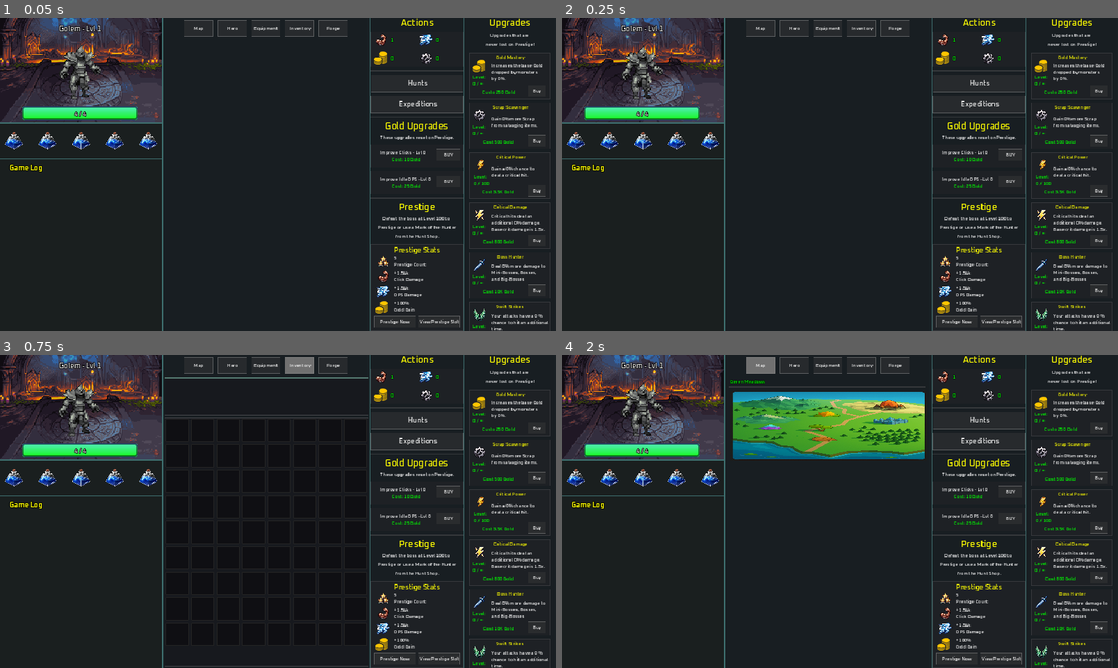
Above: before the commit, frames 1-4 (two rows, left to right).
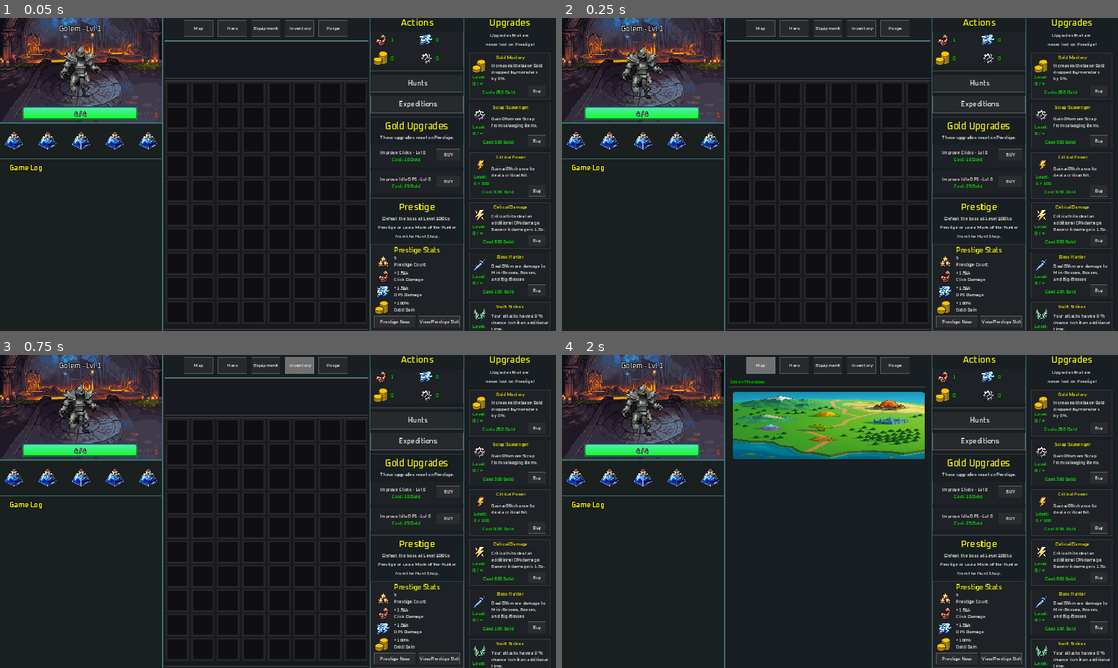
Above: after the commit, the same moments.

Repository: diemissonlima/idle_adventure
Game: Godot game, scene res://scenes/main_scene.tscn
Same seed, same stepped clock (60 frames per second), same inputs: the game is played once before the commit and once after it. The project has no main scene, so this scene is started directly.
Inputs:
- Up to frame 1 (0.05 s): no input
- Up to frame 2 (0.25 s): no input
- Up to frame 3 (0.75 s): click "Inventory" at 0.5 s
- Up to frame 4 (2 s): click "Map" at 1.25 s

The runs differ from the first frame. In frame 1, 0.4% of the frame differs, in the area x 29-67%, y 7-100%; in frame 2, 0.4%; in frame 3, less than 0.1%; in frame 4, nothing differs.

Commit message:
itemização
itens dropados dos inimigos ja estao indo para o inventario e com os atributos gerados randomicamente com base no json dos equipamentos

Diff:
--- a/scenes/base_enemy.tscn
+++ b/scenes/base_enemy.tscn
@@ -1,10 +1,11 @@
-[gd_scene load_steps=16 format=3 uid="uid://wxnhpxtp6xfn"]
+[gd_scene load_steps=17 format=3 uid="uid://wxnhpxtp6xfn"]
 
 [ext_resource type="Script" path="res://scripts/base_enemy.gd" id="1_4oi7a"]
 [ext_resource type="Texture2D" uid="uid://cyg2dwh3ts8mq" path="res://assets/enemies/1/1.png" id="2_5tmd5"]
 [ext_resource type="PackedScene" uid="uid://bpvbic3vb4jcm" path="res://scenes/items/equipment/weapons/rusty_sword.tscn" id="2_mss1k"]
 [ext_resource type="Texture2D" uid="uid://dkguxe1wfyu46" path="res://assets/enemies/1/2.png" id="3_gcs7q"]
 [ext_resource type="PackedScene" uid="uid://cvwkxo8nx26w0" path="res://scenes/items/equipment/helmet/leather_cap.tscn" id="3_svs20"]
+[ext_resource type="PackedScene" uid="uid://c75roqyw5exar" path="res://scenes/items/equipment/armor/leather_tunic.tscn" id="4_2w5hr"]
 [ext_resource type="Texture2D" uid="uid://bklw8pc3sglk7" path="res://assets/enemies/1/3.png" id="4_nbjpk"]
 [ext_resource type="Texture2D" uid="uid://duir1gl6wo5di" path="res://assets/enemies/1/4.png" id="5_xvpjm"]
 [ext_resource type="Texture2D" uid="uid://b3bqaij1prm5h" path="res://assets/progressbar/V1/Background Static.png" id="6_1flv0"]
@@ -54,8 +55,8 @@
 enemy_name_label = NodePath("EnemyName")
 progress_bar = NodePath("ProgressBar")
 enemy_name = "Golem"
-drop_list = Array[PackedScene]([ExtResource("2_mss1k"), ExtResource("3_svs20")])
-drop_chances = Array[float]([0.35, 0.5])
+drop_list = Array[PackedScene]([ExtResource("2_mss1k"), ExtResource("3_svs20"), ExtResource("4_2w5hr")])
+drop_chances = Array[float]([0.1, 0.1, 0.1])
 
 [node name="Collision" type="CollisionShape2D" parent="."]
 visible = false
--- a/scenes/base_item.tscn
+++ b/scenes/base_item.tscn
@@ -1,19 +1,112 @@
-[gd_scene load_steps=3 format=3 uid="uid://ck1g0o4dx1ilm"]
+[gd_scene load_steps=8 format=3 uid="uid://ck1g0o4dx1ilm"]
 
 [ext_resource type="Script" path="res://scripts/base_item.gd" id="1_32xci"]
+[ext_resource type="Texture2D" uid="uid://t46mri5wpkqe" path="res://assets/inventory/Backpack 10x6/Panel Green (2).png" id="2_y6dqf"]
+[ext_resource type="FontFile" uid="uid://iutw4od6mkk8" path="res://assets/font/Oxanium-Medium.ttf" id="3_ymrud"]
 
 [sub_resource type="RectangleShape2D" id="RectangleShape2D_mhnap"]
 
-[node name="BaseItem" type="StaticBody2D" node_paths=PackedStringArray("item_sprite")]
+[sub_resource type="LabelSettings" id="LabelSettings_g88iw"]
+line_spacing = 0.0
+font = ExtResource("3_ymrud")
+font_size = 5
+
+[sub_resource type="LabelSettings" id="LabelSettings_yox7x"]
+line_spacing = 1.0
+font = ExtResource("3_ymrud")
+font_size = 4
+font_color = Color(1, 1, 0, 1)
+
+[sub_resource type="LabelSettings" id="LabelSettings_ucr70"]
+line_spacing = 1.0
+font = ExtResource("3_ymrud")
+font_size = 4
+
+[node name="BaseItem" type="StaticBody2D" node_paths=PackedStringArray("item_sprite", "item_info", "item_name_label", "power_level_label", "gold_gain_label", "dps_damage_label", "click_damage_label", "magic_find_label")]
 script = ExtResource("1_32xci")
 item_sprite = NodePath("Sprite")
+item_info = NodePath("ItemInfo")
+item_name_label = NodePath("ItemInfo/Name")
+power_level_label = NodePath("ItemInfo/VBoxContainer/PowerLevel")
+gold_gain_label = NodePath("ItemInfo/VBoxContainer/GoldGain")
+dps_damage_label = NodePath("ItemInfo/VBoxContainer/DpsDamage")
+click_damage_label = NodePath("ItemInfo/VBoxContainer/ClickDamage")
+magic_find_label = NodePath("ItemInfo/VBoxContainer/MagiFind")
 
 [node name="Collision" type="CollisionShape2D" parent="."]
 position = Vector2(10, 10)
 shape = SubResource("RectangleShape2D_mhnap")
 
 [node name="Sprite" type="TextureRect" parent="."]
-custom_minimum_size = Vector2(20, 20)
-offset_right = 20.0
-offset_bottom = 20.0
+custom_minimum_size = Vector2(15, 15)
+anchors_preset = 8
+anchor_left = 0.5
+anchor_top = 0.5
+anchor_right = 0.5
+anchor_bottom = 0.5
+offset_left = 2.5
+offset_top = 1.5
+offset_right = 17.5
+offset_bottom = 16.5
+grow_horizontal = 2
+grow_vertical = 2
 expand_mode = 1
+
+[node name="ItemInfo" type="TextureRect" parent="."]
+visible = false
+z_index = 10
+offset_left = 22.0
+offset_right = 82.0
+offset_bottom = 54.0
+texture = ExtResource("2_y6dqf")
+expand_mode = 1
+
+[node name="Name" type="Label" parent="ItemInfo"]
+layout_mode = 0
+offset_top = 2.0
+offset_right = 60.0
+offset_bottom = 15.0
+text = "Common
+Rusty Sword"
+label_settings = SubResource("LabelSettings_g88iw")
+horizontal_alignment = 1
+
+[node name="VBoxContainer" type="VBoxContainer" parent="ItemInfo"]
+layout_mode = 0
+offset_left = 2.0
+offset_top = 17.0
+offset_right = 58.0
+offset_bottom = 52.0
+theme_override_constants/separation = 1
+
+[node name="PowerLevel" type="Label" parent="ItemInfo/VBoxContainer"]
+layout_mode = 2
+text = "Power Level: 140"
+label_settings = SubResource("LabelSettings_yox7x")
+
+[node name="ClickDamage" type="Label" parent="ItemInfo/VBoxContainer"]
+visible = false
+layout_mode = 2
+text = "+74 Click Damage"
+label_settings = SubResource("LabelSettings_ucr70")
+
+[node name="DpsDamage" type="Label" parent="ItemInfo/VBoxContainer"]
+visible = false
+layout_mode = 2
+text = "+150 DPS Damage"
+label_settings = SubResource("LabelSettings_ucr70")
+
+[node name="GoldGain" type="Label" parent="ItemInfo/VBoxContainer"]
+visible = false
+layout_mode = 2
+text = "+50% Gold Gain"
+label_settings = SubResource("LabelSettings_ucr70")
+
+[node name="MagiFind" type="Label" parent="ItemInfo/VBoxContainer"]
+visible = false
+layout_mode = 2
+text = "+15% Magic Find"
+label_settings = SubResource("LabelSettings_ucr70")
+
+[connection signal="mouse_entered" from="Sprite" to="." method="_on_sprite_mouse_entered"]
+[connection signal="mouse_exited" from="Sprite" to="." method="_on_sprite_mouse_exited"]
--- /dev/null
+++ b/scenes/items/equipment/armor/leather_tunic.tscn
@@ -0,0 +1,13 @@
+[gd_scene load_steps=3 format=3 uid="uid://c75roqyw5exar"]
+
+[ext_resource type="PackedScene" uid="uid://ck1g0o4dx1ilm" path="res://scenes/base_item.tscn" id="1_605qx"]
+[ext_resource type="Texture2D" uid="uid://4dfs5t7dc2a3" path="res://assets/itens/equipments/armor/tile000.png" id="2_ermph"]
+
+[node name="LeatherTunic" instance=ExtResource("1_605qx")]
+item_name = "Leather Tunic"
+item_rarity = "Common"
+item_type = 1
+power_level = 2
+
+[node name="Sprite" parent="." index="1"]
+texture = ExtResource("2_ermph")
--- a/scenes/items/equipment/helmet/leather_cap.tscn
+++ b/scenes/items/equipment/helmet/leather_cap.tscn
@@ -1,11 +1,12 @@
 [gd_scene load_steps=3 format=3 uid="uid://cvwkxo8nx26w0"]
 
 [ext_resource type="PackedScene" uid="uid://ck1g0o4dx1ilm" path="res://scenes/base_item.tscn" id="1_7u7wy"]
-[ext_resource type="Texture2D" uid="uid://vn3ravrle30m" path="res://assets/itens/potion/Potion 2.png" id="2_c07qa"]
+[ext_resource type="Texture2D" uid="uid://cegrkjbnwd1fd" path="res://assets/itens/equipments/helm/tile096.png" id="2_uairf"]
 
 [node name="LeatherCap" instance=ExtResource("1_7u7wy")]
 item_name = "Leather Cap"
+item_rarity = "Common"
 item_type = 0
 
 [node name="Sprite" parent="." index="1"]
-texture = ExtResource("2_c07qa")
+texture = ExtResource("2_uairf")
--- a/scenes/items/equipment/weapons/rusty_sword.tscn
+++ b/scenes/items/equipment/weapons/rusty_sword.tscn
@@ -1,12 +1,13 @@
 [gd_scene load_steps=3 format=3 uid="uid://bpvbic3vb4jcm"]
 
 [ext_resource type="PackedScene" uid="uid://ck1g0o4dx1ilm" path="res://scenes/base_item.tscn" id="1_u84gq"]
-[ext_resource type="Texture2D" uid="uid://tv5xa7ls6msm" path="res://assets/itens/potion/Potion 4.png" id="2_t5txe"]
+[ext_resource type="Texture2D" uid="uid://ddy2ec6bqa3qu" path="res://assets/itens/equipments/weapons/tile000.png" id="2_m032q"]
 
 [node name="RustySword" instance=ExtResource("1_u84gq")]
 item_name = "Rusty Sword"
+item_rarity = "Common"
 item_type = 3
-click_damage_range = Array[float]([10.0, 15.0])
+power_level = 5
 
 [node name="Sprite" parent="." index="1"]
-texture = ExtResource("2_t5txe")
+texture = ExtResource("2_m032q")
--- a/scenes/main_scene.tscn
+++ b/scenes/main_scene.tscn
@@ -1258,11 +1258,10 @@
 [node name="Equipment" type="Node2D" parent="Container2"]
 visible = false
 
-[node name="Inventory" type="Node2D" parent="Container2" node_paths=PackedStringArray("inventory_container")]
-visible = false
+[node name="Inventory" type="Node2D" parent="Container2" node_paths=PackedStringArray("inventory_container") groups=["inventory"]]
 script = ExtResource("26_61m63")
 slot_scene = ExtResource("26_cvly0")
-inventory_size = 72
+inventory_size = 80
 inventory_container = NodePath("Background/GridContainer")
 
 [node name="Background" type="TextureRect" parent="Container2/Inventory"]
@@ -1280,7 +1279,7 @@
 offset_right = 177.0
 offset_bottom = 249.0
 theme_override_constants/h_separation = 2
-theme_override_constants/v_separation = 2
+theme_override_constants/v_separation = 1
 columns = 8
 
 [node name="Container3" type="TextureRect" parent="."]
--- a/scenes/slot.tscn
+++ b/scenes/slot.tscn
@@ -1,24 +1,26 @@
-[gd_scene load_steps=2 format=3 uid="uid://blbvtl8up3ubx"]
+[gd_scene load_steps=3 format=3 uid="uid://blbvtl8up3ubx"]
 
-[ext_resource type="Texture2D" uid="uid://dwxxiwirf0jad" path="res://assets/inventory/Backpack 10x6/Cell.png" id="1_kubok"]
+[ext_resource type="Script" path="res://scripts/slot.gd" id="1_fm4ss"]
+[ext_resource type="Texture2D" uid="uid://btrlbo8is4j4t" path="res://assets/backgrounds/Cell.png" id="1_j766x"]
 
-[node name="Slot" type="TextureRect"]
+[node name="Slot" type="ColorRect"]
 custom_minimum_size = Vector2(20, 20)
-texture = ExtResource("1_kubok")
-expand_mode = 1
+offset_right = 20.0
+offset_bottom = 20.0
+color = Color(0.147672, 0.147672, 0.147672, 1)
+script = ExtResource("1_fm4ss")
 
-[node name="Sprite" type="TextureRect" parent="."]
-custom_minimum_size = Vector2(19, 19)
+[node name="Background" type="TextureRect" parent="."]
+custom_minimum_size = Vector2(18, 18)
 layout_mode = 1
-anchors_preset = 8
-anchor_left = 0.5
-anchor_top = 0.5
-anchor_right = 0.5
-anchor_bottom = 0.5
-offset_left = -9.5
-offset_top = -9.5
-offset_right = 9.5
-offset_bottom = 9.5
+anchors_preset = 15
+anchor_right = 1.0
+anchor_bottom = 1.0
+offset_left = 0.5
+offset_top = 0.5
+offset_right = -1.5
+offset_bottom = -1.5
 grow_horizontal = 2
 grow_vertical = 2
+texture = ExtResource("1_j766x")
 expand_mode = 1
--- a/scripts/base_enemy.gd
+++ b/scripts/base_enemy.gd
@@ -47,10 +47,6 @@
 
 
 func drop_loot() -> void:
-	var drop_rng: float = randf()
-	if drop_rng > .25:
-		return
-
 	for i in range(drop_list.size()):
 		var rng: float = randf()
 		if rng <= drop_chances[i]:
@@ -58,8 +54,9 @@
 
 			get_tree().call_group(
 				"game_log", "add_message",
-				"You found " + drop_item.item_name
+				"You found " + drop_item.item_rarity + " " + drop_item.item_name
 				)
+			get_tree().call_group("inventory", "add_item", drop_item)
 			break
 
 
--- a/scripts/base_item.gd
+++ b/scripts/base_item.gd
@@ -11,11 +11,23 @@
 	) var item_type
 @export var item_unique: bool = false
 @export var power_level: int = 0
-
 @export var gold_gain: float = 0.0
 @export var dps_damage: float = 0.0
 @export var click_damage: float = 0.0
 @export var magic_find: float = 0.0
+@export var item_info: TextureRect
+
+@export_category("Item Info")
+@export var item_name_label: Label
+@export var power_level_label: Label
+@export var gold_gain_label: Label
+@export var dps_damage_label: Label
+@export var click_damage_label: Label
+@export var magic_find_label: Label
+
+
+func _ready() -> void:
+	get_attributes()
 
 
 func get_total_power() -> float:
@@ -28,3 +40,55 @@
 	}
 
 	return power_level * rarity_mult[item_rarity]
+
+
+func update_item_info() -> void:
+	item_name_label.text = item_rarity + "\n" + item_name
+	power_level_label.text = "Power Level: " + str(power_level)
+
+	if gold_gain:
+		gold_gain_label.visible = true
+		gold_gain_label.text = "+" + str(gold_gain) + "% Gold Gain"
+
+	if dps_damage:
+		dps_damage_label.visible = true
+		dps_damage_label.text = "+" + str(dps_damage) + " DPS Damage"
+
+	if click_damage:
+		click_damage_label.visible = true
+		click_damage_label.text = "+" + str(click_damage) + " Click Damage"
+
+	if magic_find:
+		magic_find_label.visible = true
+		magic_find_label.text = "+" + str(magic_find) + "% Magic Find"
+
+
+func get_attributes() -> void:
+	var attributes = World.equipments[item_name]
+	power_level = randi_range(attributes["power_level"][0], attributes["power_level"][1])
+
+	if attributes.has("click_damage"):
+		click_damage = randi_range(
+			attributes["click_damage"][0], attributes["click_damage"][1]
+			)
+	if attributes.has("gold_gain"):
+		gold_gain = randi_range(
+			attributes["gold_gain"][0], attributes["gold_gain"][1]
+		)
+	if attributes.has("dps_damage"):
+		dps_damage = randi_range(
+			attributes["dps_damage"][0], attributes["dps_damage"][1]
+		)
+	if attributes.has("magic_find"):
+		magic_find = randi_range(
+			attributes["magic_find"][0], attributes["magic_find"][1]
+		)
+
+
+func _on_sprite_mouse_entered() -> void:
+	item_info.visible = true
+	update_item_info()
+
+
+func _on_sprite_mouse_exited() -> void:
+	item_info.visible = false
--- a/scripts/global_player.gd
+++ b/scripts/global_player.gd
@@ -16,6 +16,19 @@
 var click_damage: float = 1.0
 var gold_resource: float = 0#16330000000000000000000.0
 var scrap_resource: float = 0.0
+
+# itens equipados
+var equipped_items := {
+	"helmet": null,
+	"armor": null,
+	"necklace": null,
+	"weapon": null,
+	"shield": null,
+	"belt": null,
+	"legs": null,
+	"ring_1": null,
+	"ring_2": null
+}
 
 # bonus de upgrade permanente
 var permanent_bonus: Dictionary = {
--- a/scripts/global_world.gd
+++ b/scripts/global_world.gd
@@ -12,6 +12,7 @@
 var gold_range: Dictionary
 var enemy_hp_level: Dictionary
 var level_dict: Dictionary
+var equipments: Dictionary
 
 
 func _ready() -> void:
@@ -22,7 +23,8 @@
 	var path_list: Array = [
 		"res://scripts/json/gold_range.json",
 		"res://scripts/json/enemy_hp_levels.json",
-		"res://scripts/json/player_exp.json"
+		"res://scripts/json/player_exp.json",
+		"res://scripts/json/equipment.json"
 	]
 
 	for path in path_list:
@@ -42,6 +44,8 @@
 						enemy_hp_level = data
 					"res://scripts/json/player_exp.json":
 						Player.level_dict = data
+					"res://scripts/json/equipment.json":
+						equipments = data
 
 
 func format_number(value: float) -> String:
--- a/scripts/inventory.gd
+++ b/scripts/inventory.gd
@@ -8,9 +8,17 @@
 
 func _ready() -> void:
 	populate_inventory_slot()
+	pass
 
 
 func populate_inventory_slot() -> void:
 	for j in range(inventory_size):
 		var slot = slot_scene.instantiate()
 		inventory_container.add_child(slot)
+
+
+func add_item(item: StaticBody2D) -> void:
+	for slot in inventory_container.get_children():
+		if slot.get_child_count() <= 1:
+			slot.add_child(item)
+			break
--- /dev/null
+++ b/scripts/json/equipment.json
@@ -0,0 +1,18 @@
+{
+	"Rusty Sword": {
+		"power_level": [1, 24],
+		"click_damage": [10, 15]
+	},
+
+	"Leather Cap": {
+		"power_level": [1, 24],
+		"click_damage": [5, 5],
+		"gold_gain": [1, 8]
+	},
+
+	"Leather Tunic": {
+		"power_level": [1, 24],
+		"click_damage": [1, 10],
+		"dps_damage": [50, 150]
+	}
+}
--- /dev/null
+++ b/scripts/slot.gd
@@ -0,0 +1,5 @@
+extends ColorRect
+class_name Slot
+
+@export var sprite: TextureRect
+@export var slot_data: Dictionary
Binary file added: assets/inventory/Backpack 10x6/Panel Green (2).png
Not shown, added: assets/inventory/Backpack 10x6/Panel Green (2).png.import
Binary file added: assets/itens/equipments/armor/tile000.png
Not shown, added: assets/itens/equipments/armor/tile000.png.import
Binary file added: assets/itens/equipments/helm/tile096.png
Not shown, changed: assets/itens/equipments/helm/tile096.png.import
Binary file added: assets/itens/equipments/weapons/tile000.png
Not shown, added: assets/itens/equipments/weapons/tile000.png.import
Binary file removed: assets/itens/sword_01.png
Not shown, added: equips.rar
